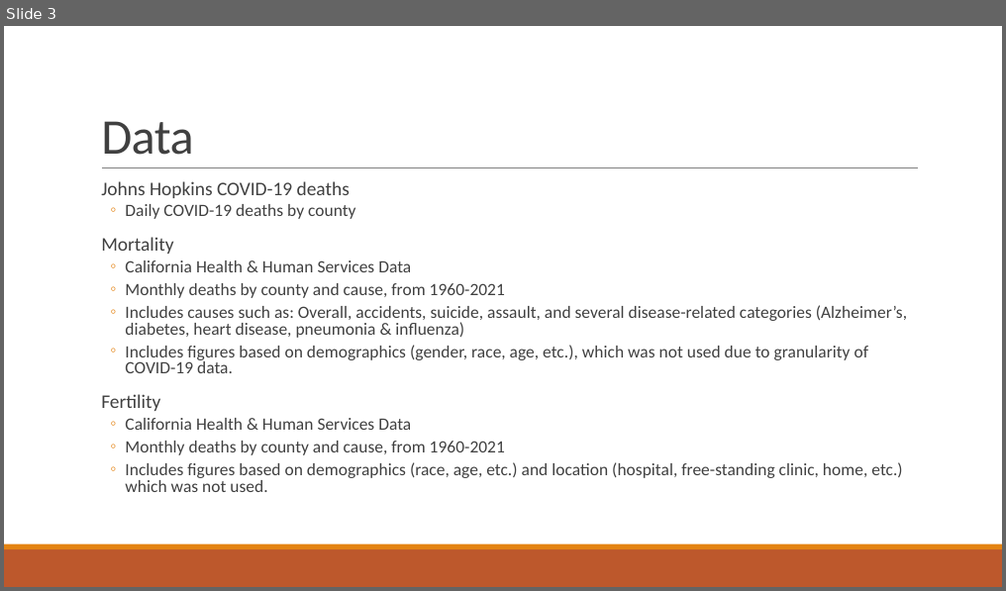
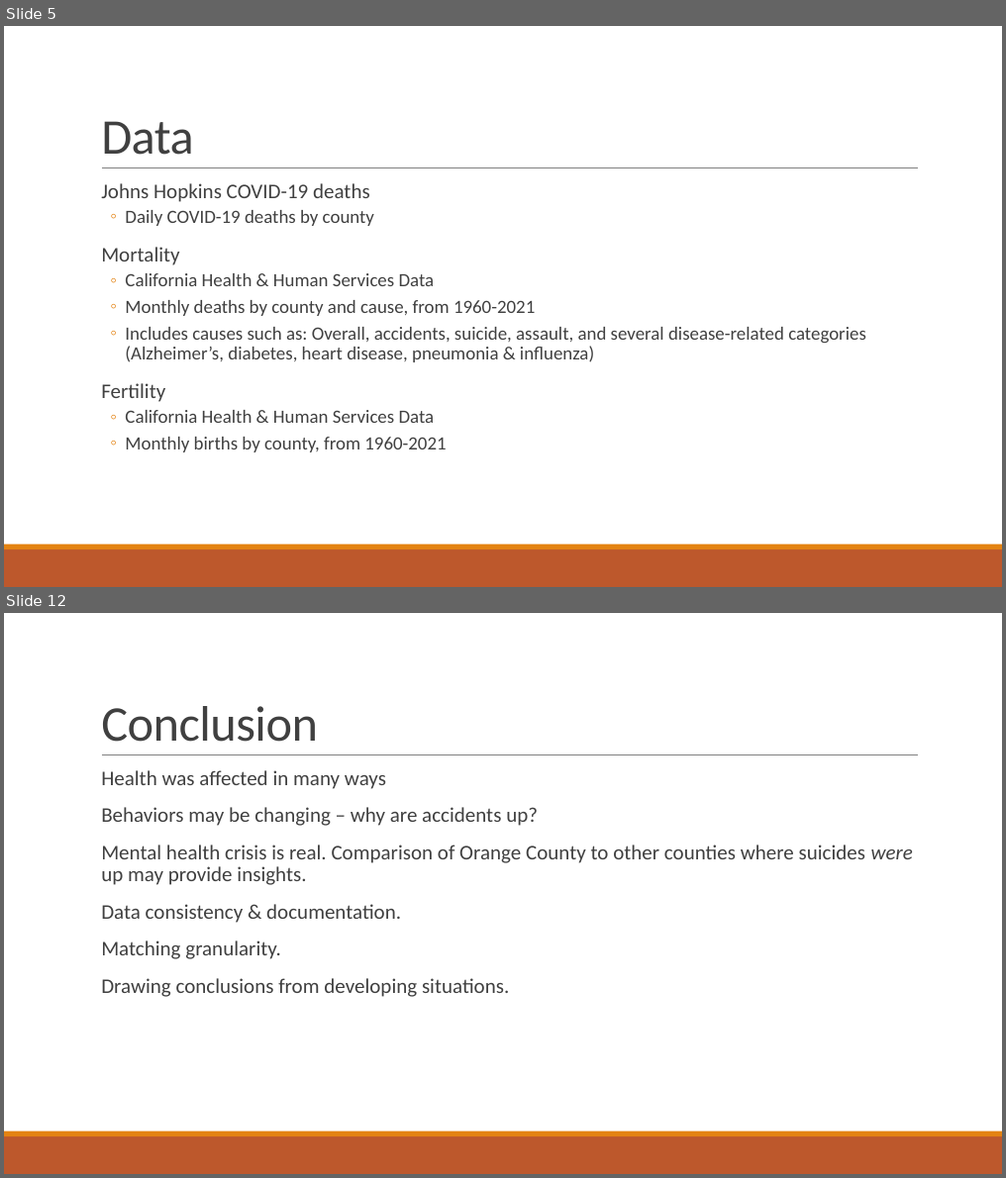
Before and after one commit to anushnap/data512-project, a slide deck: submissions/oc_county_mortality_fertility.pptx. Shown one above the other, each under a label of ours: slide 3 before the commit, slides 5 and 12 after it; the slides between them are not shown. The pictures are 1006x591 and 1006x1178 pixels, drawn with LibreOffice and Linux fonts; fonts in the diff are those of the drawing. Boxes give left, top, right and bottom in pixels: in the first picture for what was removed or moved away, otherwise in the second. Text is boxed around its words. In the diff, an @@ line names an element or a change of style, - is before the commit and + after.

```diff
--- a/submissions/oc_county_mortality_fertility.pptx
+++ b/submissions/oc_county_mortality_fertility.pptx
@@ slide 12 added at [4, 613, 1002, 1174], background #FFFFFF; not listed: 3 template elements that a slide beside it also shows @@
@@ title added at [101, 706, 318, 742], 48 pt, text #404040 @@
+Conclusion
@@ text added at [101, 770, 913, 997], 20 pt, text #404040 @@
+  Health was affected in many ways
+  Behaviors may be changing – why are accidents up?
+  Mental health crisis is real. Comparison of Orange County to other counties where suicides were up may provide insights.
+  Data consistency & documentation.
+  Matching granularity.
+  Drawing conclusions from developing situations.
@@ what was slide 3 is now slide 5 @@
@@ slide 5 changed as well @@
@@ text at [101, 183, 866, 423]: size 18.5 to 20 pt in "Johns Hopkins COVID-19 deaths", "Mortality", "Fertility"; size 16.6 to 18 pt in "Daily COVID-19 deaths by county", "California Health & Human Services Data", "Monthly deaths by county and cause, from ...", "Includes causes such as: Overall, accidents, suicide, ..." and 1 more places; line spacing 0.8 to 0.9 @@
@@ text at [125, 345, 869, 373]: paragraph removed @@
-  ◦ Includes figures based on demographics (gender, race, age, etc.), which was not used due to granularity of COVID-19 data.
@@ text at [125, 437, 446, 453]: text changed; size 16.6 to 18 pt @@
-  ◦ Monthly deaths by county and cause, from 1960-2021
-  ◦ Includes figures based on demographics (race, age, etc.) and location (hospital, free-standing clinic, home, etc.) which was not used.
+  ◦ Monthly births by county, from 1960-2021
```
Also in this commit, not shown: 2 other slides changed, 8 other slides added, 8 slides removed.
